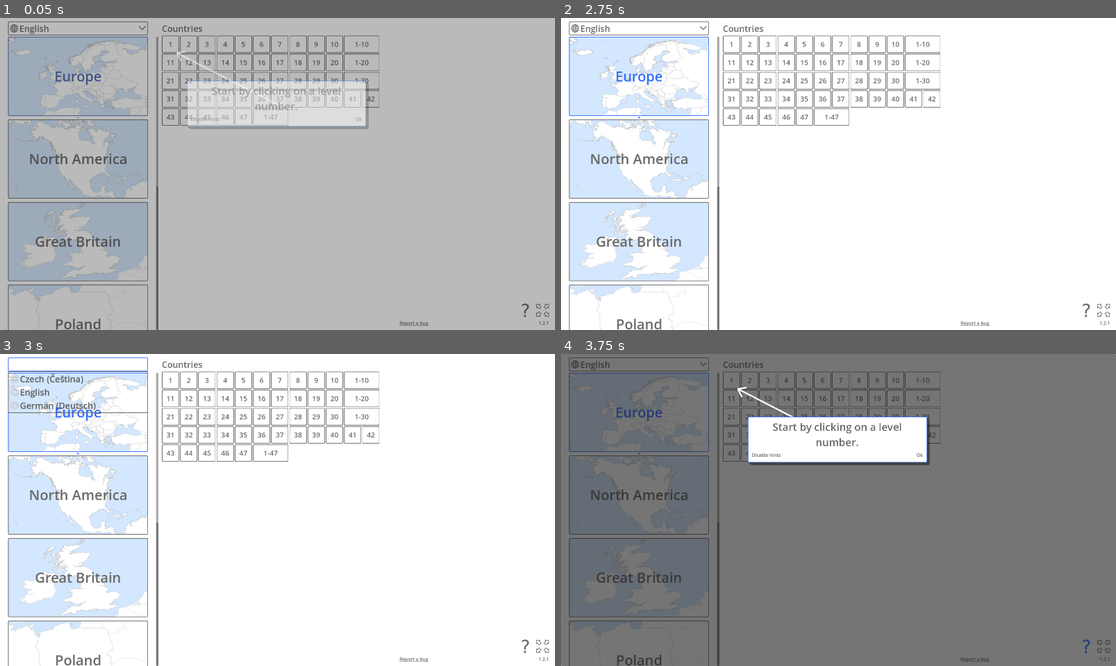
Above: before the commit, frames 1-4 (two rows, left to right).
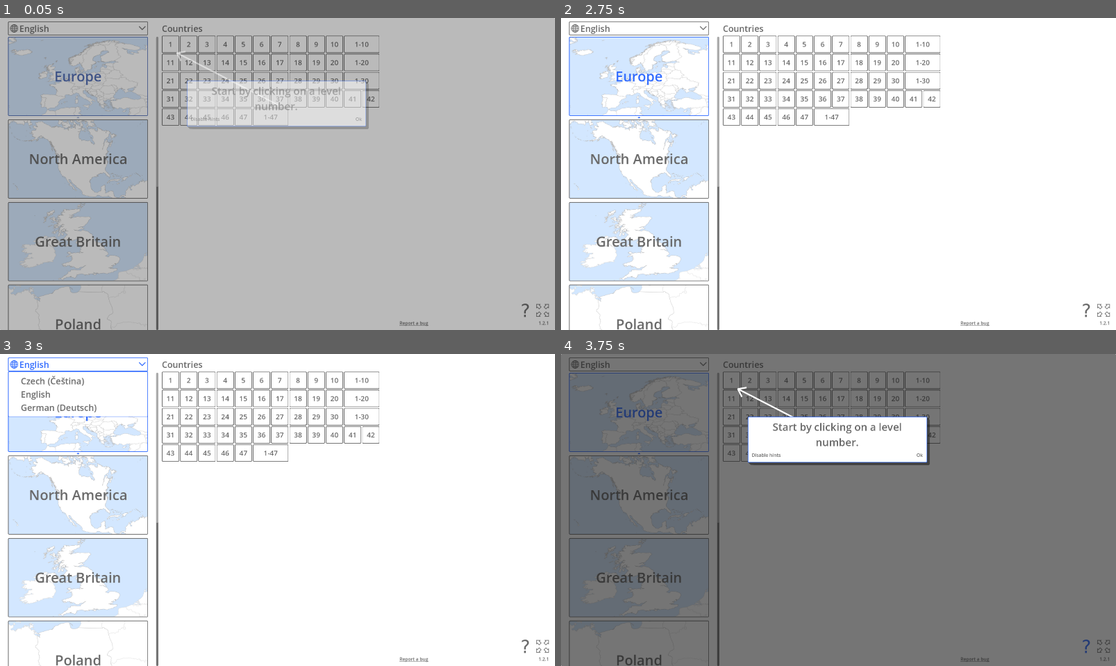
Above: after the commit, the same moments.

Repository: prvak/blind-map
Game: Godot game, scene res://Scenes/Main.tscn
Two runs of this game, one before a commit and one after it. Both use one fixed random seed, a clock stepped at 60 frames per second and the inputs below.
Inputs (mouse positions are in pixels of both pictures, inside the frame that each line leads up to):
- Up to frame 1 (0.05 s): no input
- Up to frame 2 (2.75 s): click "Ok" at 0.5 s; click (1088, 311) at 1.25 s; click "Ok" at 2 s
- Up to frame 3 (3 s): click "English" at 2.75 s
- Up to frame 4 (3.75 s): click (1088, 647) at 3.5 s

Frames 1-2 are identical in both runs. In frame 3, 2.5% of the frame differs, in the area x 1-27%, y 2-21%; in frame 4, nothing differs.

Commit message:
Fix language dropdown background and colors

Diff:
--- a/BlindMap/Resources/UiTheme.tres
+++ b/BlindMap/Resources/UiTheme.tres
@@ -13,9 +13,11 @@
 Button/colors/font_color = Color(0.411765, 0.411765, 0.411765, 1)
 Button/colors/font_focus_color = Color(0.411765, 0.411765, 0.411765, 1)
 Button/colors/font_hover_color = Color(0.184314, 0.415686, 1, 1)
+Button/colors/font_hover_pressed_color = Color(0.184314, 0.415686, 1, 1)
 Button/colors/font_pressed_color = Color(0.184314, 0.415686, 1, 1)
 Button/colors/icon_focus_color = Color(0.411765, 0.411765, 0.411765, 1)
 Button/colors/icon_hover_color = Color(0.184314, 0.415686, 1, 1)
+Button/colors/icon_hover_pressed_color = Color(0.184314, 0.415686, 1, 1)
 Button/colors/icon_normal_color = Color(0.411765, 0.411765, 0.411765, 1)
 Button/colors/icon_pressed_color = Color(0.184314, 0.415686, 1, 1)
 Button/constants/h_separation = 4
@@ -26,10 +28,14 @@
 LinkButton/colors/font_focus_color = Color(0.411765, 0.411765, 0.411765, 1)
 LinkButton/colors/font_hover_color = Color(0.184314, 0.415686, 1, 1)
 LinkButton/colors/font_pressed_color = Color(0.184314, 0.415686, 1, 1)
+OptionButton/colors/font_hover_color = Color(0.184314, 0.415686, 1, 1)
+OptionButton/colors/font_hover_pressed_color = Color(0.184314, 0.415686, 1, 1)
+OptionButton/colors/font_pressed_color = Color(0.411765, 0.411765, 0.411765, 1)
 OptionButton/colors/icon_focus_color = Color(0.411765, 0.411765, 0.411765, 1)
 OptionButton/colors/icon_hover_color = Color(0.184314, 0.415686, 1, 1)
+OptionButton/colors/icon_hover_pressed_color = Color(0.184314, 0.415686, 1, 1)
 OptionButton/colors/icon_normal_color = Color(0.411765, 0.411765, 0.411765, 1)
-OptionButton/colors/icon_pressed_color = Color(0.184314, 0.415686, 1, 1)
+OptionButton/colors/icon_pressed_color = Color(0.411765, 0.411765, 0.411765, 1)
 OptionButton/constants/arrow_margin = 8
 OptionButton/constants/modulate_arrow = 1
 OptionButton/font_sizes/font_size = 30
@@ -44,5 +50,5 @@
 PopupMenu/colors/font_hover_color = Color(0.184314, 0.415686, 1, 1)
 PopupMenu/font_sizes/font_size = 30
 PopupMenu/styles/hover = SubResource("StyleBoxEmpty_6ytmk")
-PopupMenu/styles/panel = ExtResource("3_3pep3")
+PopupMenu/styles/panel = ExtResource("6_1dhfa")
 TooltipPanel/styles/panel = ExtResource("6_1dhfa")
